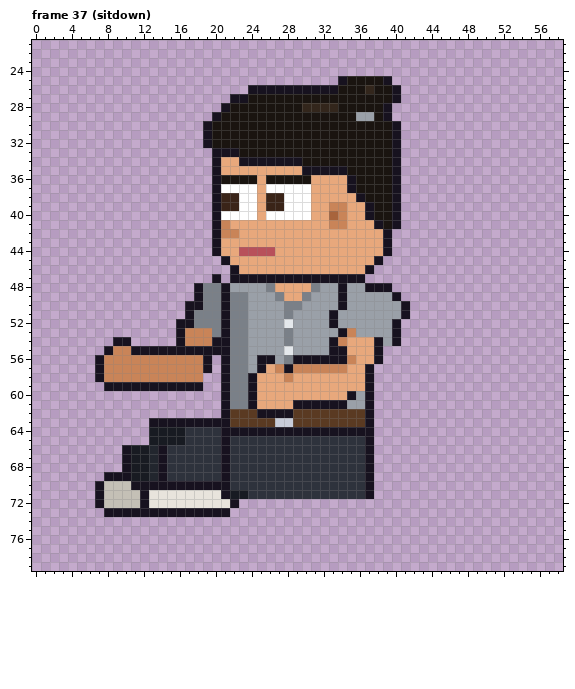
Pixel-art file -- sprites/clients/client_mina_left_anim.aseprite. This is how it looked before the edit.
64x80 pixels, 129 frames. Shown: frame 37 (sitdown): x 0..58, y 21..79. The old version is drawn lined up with the new one. The commit also changed other frames, which this record leaves out.
The result:
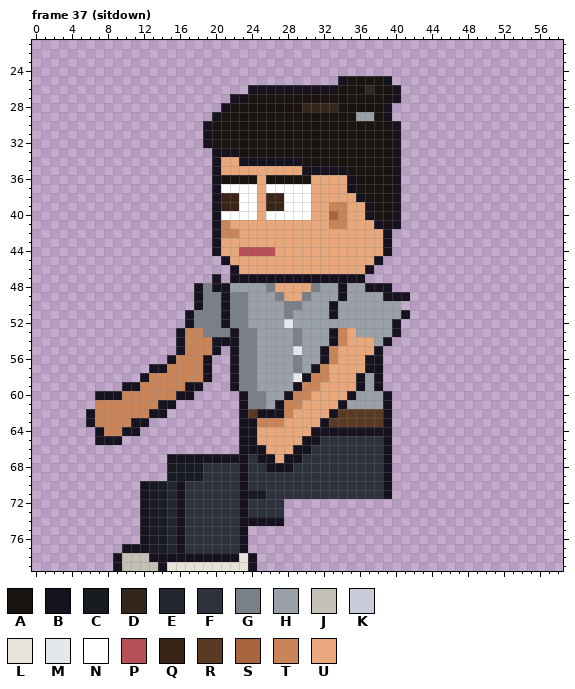
Palette (. is transparent): A #1a1410  B #17121f  C #181b22  D #33261c  E #22262e  F #2e323c  G #7a8088  H #9aa0a8  J #c4c0b6  K #c8ccd8  L #e8e4dc  M #e4e8ec  N #ffffff  P #b8505a  Q #3a2418  R #5a3a22  S #a8643c  T #c98458  U #e8a87c
Difference:
whole drawing moved by -2,-6 (the old picture is shown already moved)
--- frame 37 (sitdown)
@@ x 4..43 @@
 47 ................B.BBBBBBBBBBBBBBB.......
-48 ..............BGGBHHHHGUUUUGHHBHHBBB....
-49 ..............BGGBGGHHHGUUGHHHBHHHHHB...
-50 .............BBGGBGGHHHHGGHHHHBHHHHHHB..
+48 ..............BGBBHHHHGUUUUGHHBHHBBB....
+49 ..............BGGBGGHHHGUUGHHHBHHHHBBB..
+50 ..............BGGBGGHHHHGGHHHBHHHHHHH...
 51 .............BGGGBGGHHHHGHHHHBHHHHHHHB..
-52 ............BBGGGBGGHHHHMHHHHBHHHHHHB...
-53 ............BTTTGBGGHHHHGHHHHHBTHHHHB...
-54 .....BB.....BTTTBBGGHHHHGHHHHBTUUUBHB...
-55 ....BTTBBBBBBBBBBBGGHHHHMHHHHBBUUUB.....
-56 ...BTTTTTTTTTTTB.BGGHBBHGBBBBBBTUUB.....
-57 ...BTTTTTTTTTTTB.BGGHBUTBTTTTTTUUB......
-58 ...BTTTTTTTTTTT..BGGBUUUTUUUUUUUUB......
-59 ....BBBBBBBBBBB..BGGBUUUUUUUUUUUUB......
-60 .................BGGBUUUUUUUUUUBHB......
-61 .................BGGBUUUUBBBBBBHHB......
-62 .................BRRRBBBBRRRRRRRRB......
-63 .........BBBBBBBBBRRRRRKKRRRRRRRRB......
-64 .........CCCCFFFFBBBBBBBBBBBBBBBBB......
-65 .........CCCCFFFFBFFFFFFFFFFFFFFFB......
-66 ......BCCEBFFFFFFBFFFFFFFFFFFFFFFB......
-67 ......BCCEBFFFFFFBFFFFFFFFFFFFFFFB......
-68 ......BCCEBFFFFFFBFFFFFFFFFFFFFFFB......
-69 ....BBBCCEBFFFFFFBFFFFFFFFFFFFFFFB......
-70 ...BJJJBBBBBBBBBBBFFFFFFFFFFFFFFFB......
-71 ...BJJJJBLLLLLLLLBCCFFFFFFFFFFFFFB......
-72 ...BJJJJBLLLLLLLLLB.....................
-73 ....BBBBBBBBBBBBBB......................
-74 ........................................
-75 ........................................
-76 ........................................
-77 ........................................
-78 ........................................
-79 ........................................
+52 .............BGGGBGGHHHHMHHHHHHHHHHHB...
+53 ............BTTGGGBGGHHHHGHHHBTUHHHHB...
+54 ............BTTTBBBGGHHHHGHHHBTUUUHB....
+55 ............BTTTB.BGGHHHHMHHBTUUUUB.....
+56 ...........BTTTB..BGGHHHHGHHBTUUUBB.....
+57 .........BBTTTTB..BGGHHHHGHBTUUUUBB.....
+58 ........BTTTTTTB..BGGHHHHMBTTUUUBHB.....
+59 ......BBTTTTTBB...BGGHHHHBTTUUUUBHB.....
+60 ...BBBTTTTTTBB.....BGGHHBTTUUUUBHHHB....
+61 ...TTTTTTTBB.......BGGHBTTUUUUBHHHHB....
+62 ..BTTTTTTBB........BRBBBTUUUUBRRRRRB....
+63 ..BTTTTBB..........BBTTTUUUUBRRRRRRB....
+64 ...BTTBB...........BBUUUUUUBBBBBBBBB....
+65 ...BBB.............BBUUUUUBBFFFFFFFB....
+66 ...................BBBUUUBBFFFFFFFFB....
+67 ...........BBBBBBBBBFBBUBBFFFFFFFFFB....
+68 ...........CCCCFFFFBFFBBBFFFFFFFFFFB....
+69 ...........CCCCFFFFBFFFFFFFFFFFFFFFB....
+70 ........BCCEBFFFFFFBFFFFFFFFFFFFFFFB....
+71 ........BCCEBFFFFFFBCCFFFFFFFFFFFFFB....
+72 ........BCCEBFFFFFFBFFFF................
+73 ........BCCEBFFFFFFBFFFF................
+74 ........BCCEBFFFFFFBBBBB................
+75 ........BCCEBFFFFFFB....................
+76 ........BCCEBFFFFFFB....................
+77 ......BBBCCEBFFFFFFB....................
+78 .....BJJJBBBBBBBBBBLB...................
+79 .....BJJJJBLLLLLLLLLB...................
Pixel boxes of the changes (left, top, right, bottom) in both pictures:
changed: (86, 283, 410, 571)
